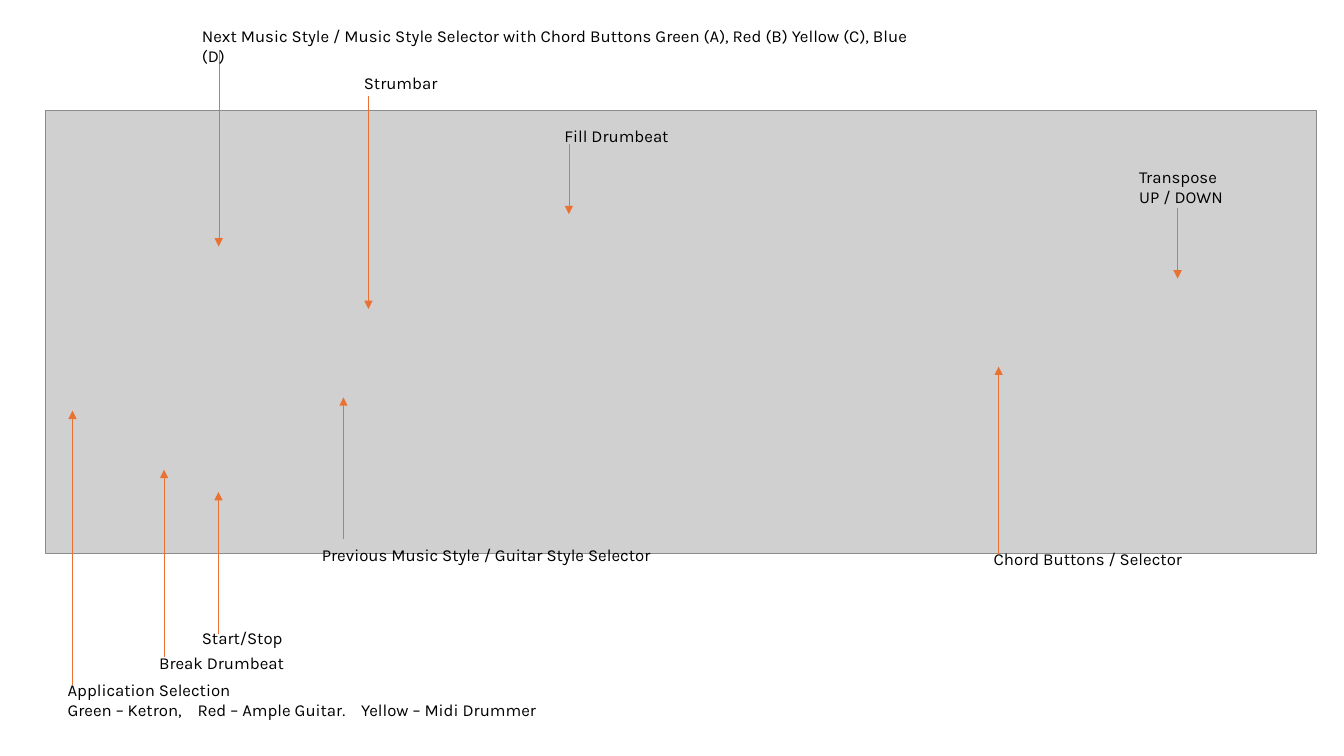
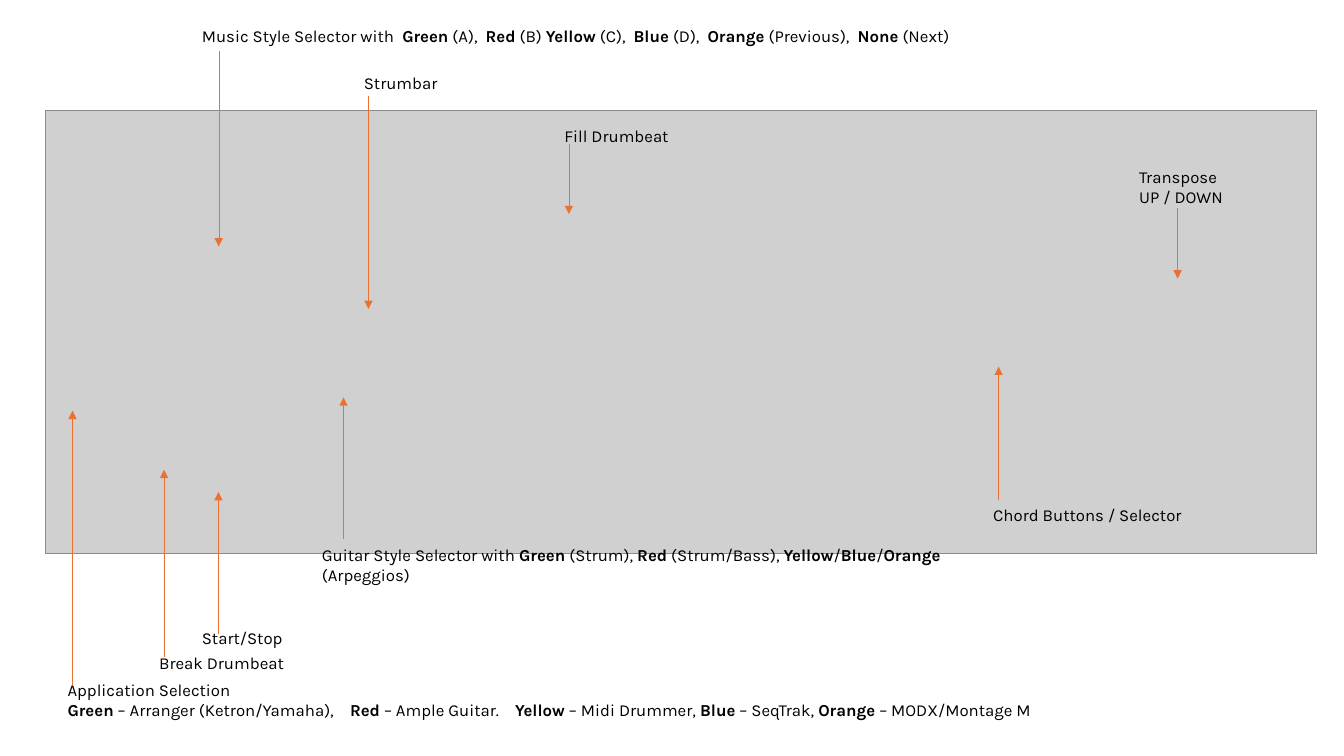
Before and after one commit to Jus-Be/orinayo-pico, a slide deck: slide 1 of docs/orinayo.pptx (slide 2 before the commit). Drawn at 1344x756 pixels with LibreOffice and Linux fonts; fonts in the diff are those of the drawing; grey boxes stand for pictures. Boxes give left, top, right and bottom in pixels: in the first picture for what was removed or moved away, otherwise in the second. Text is boxed around its words. In the diff, an @@ line names an element or a change of style, - is before the commit and + after.

```diff
--- a/docs/orinayo.pptx
+++ b/docs/orinayo.pptx
@@ text at [202,30,950,47]: text changed @@
-Next Music Style / Music Style Selector with Chord Buttons Green (A), Red (B) Yellow (C), Blue (D)
+Music Style Selector with Green (A), Red (B) Yellow (C), Blue (D), Orange (Previous), None (Next)
@@ arrow moved from (999, 367) - (999, 554) to (999, 367) - (999, 500) @@
@@ text "Chord Buttons / Selector": place and size @@
-text "Chord Buttons / Selector" at [994,551,1182,566]
+text "Chord Buttons / Selector" at [993,509,1181,521]
@@ text at [322,548,941,566]: text changed @@
-Previous Music Style / Guitar Style Selector
+Guitar Style Selector with Green (Strum), Red (Strum/Bass), Yellow/Blue/Orange (Arpeggios)
@@ text at [68,681,1030,721]: text changed @@
-Application Selection
-Green – Ketron, Red – Ample Guitar. Yellow – Midi Drummer
+Application Selection
+Green – Arranger (Ketron/Yamaha), Red – Ample Guitar. Yellow – Midi Drummer, Blue – SeqTrak, Orange – MODX/Montage M
```
Also in this commit, not shown: 1 other slide changed, 2 other files.
